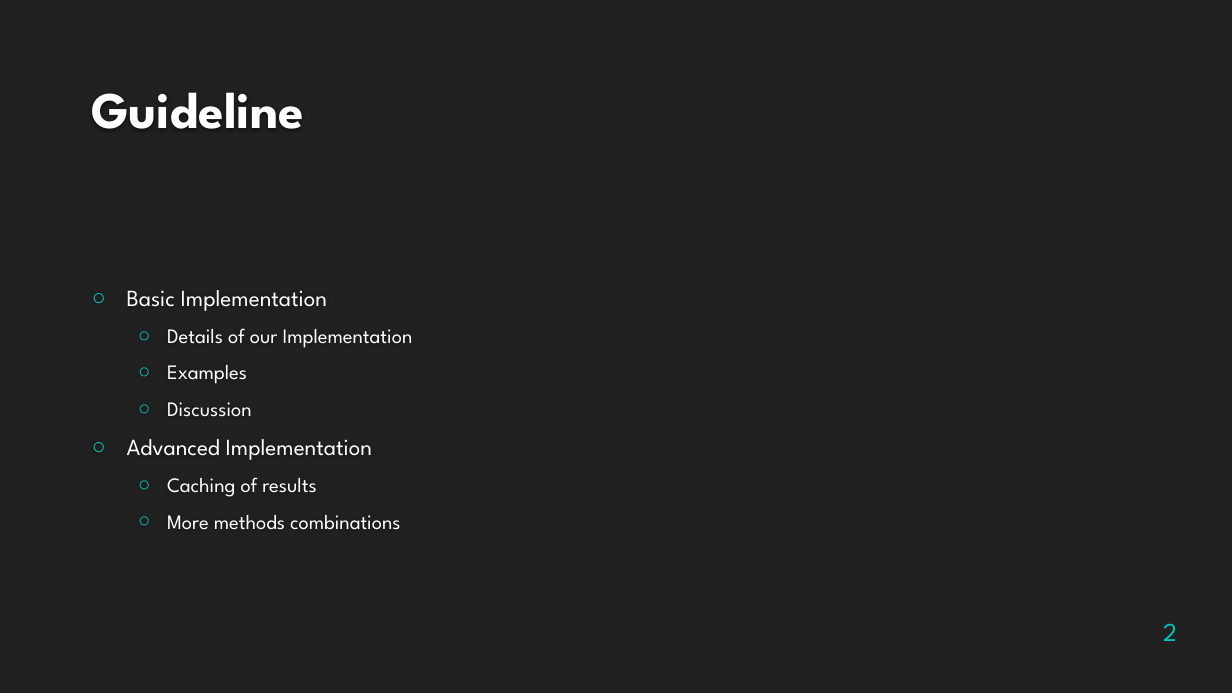
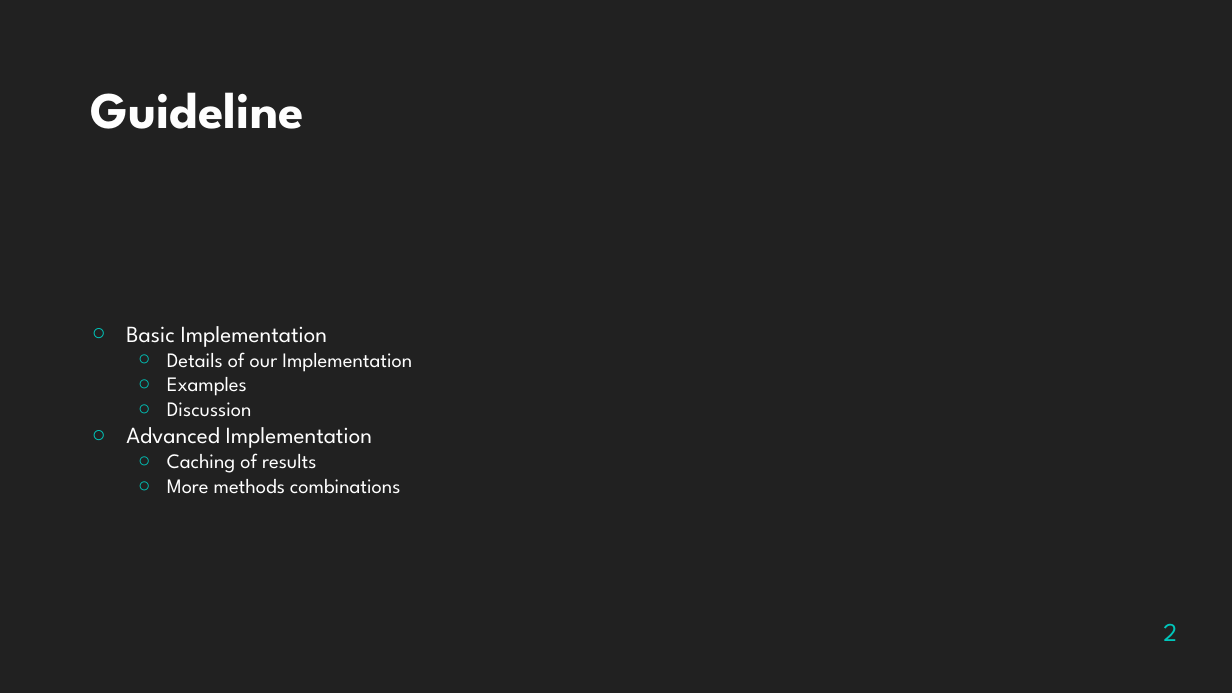
Before and after one commit to jorgemspereira/PAVAProject, a slide deck: slide 2 of Presentation/Presentation.pptx. Drawn at 1232x693 pixels with LibreOffice and Linux fonts; fonts in the diff are those of the drawing; background and template pictures are left out. Boxes give left, top, right and bottom in pixels: in the first picture for what was removed or moved away, otherwise in the second. Text is boxed around its words. In the diff, an @@ line names an element or a change of style, - is before the commit and + after.

```diff
--- a/Presentation/Presentation.pptx
+++ b/Presentation/Presentation.pptx
@@ text "Basic Implementation" at box(126, 326, 412, 494): indent changed; less space between paragraphs @@
```
Also in this commit, not shown: 2 other slides changed, 1 slide added, 7 other files.
